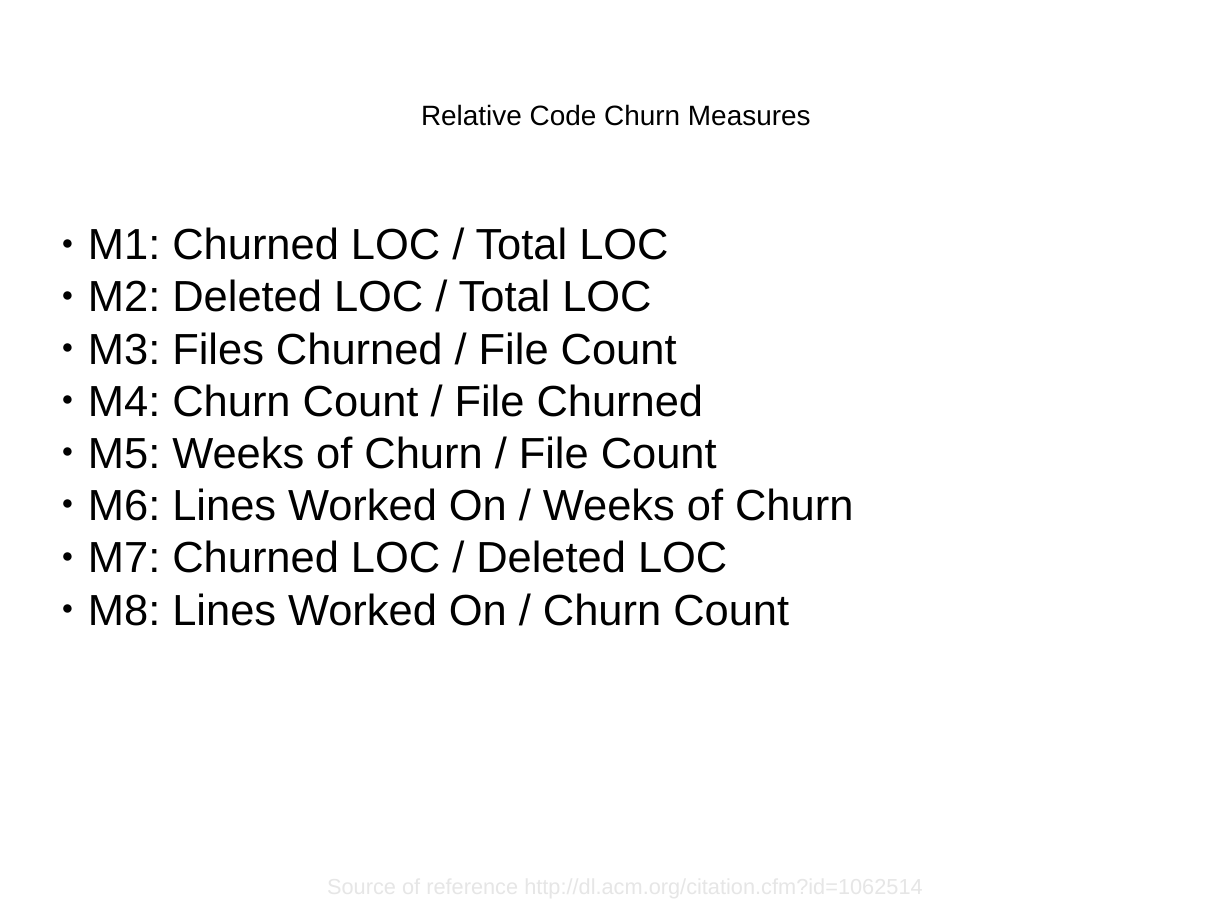
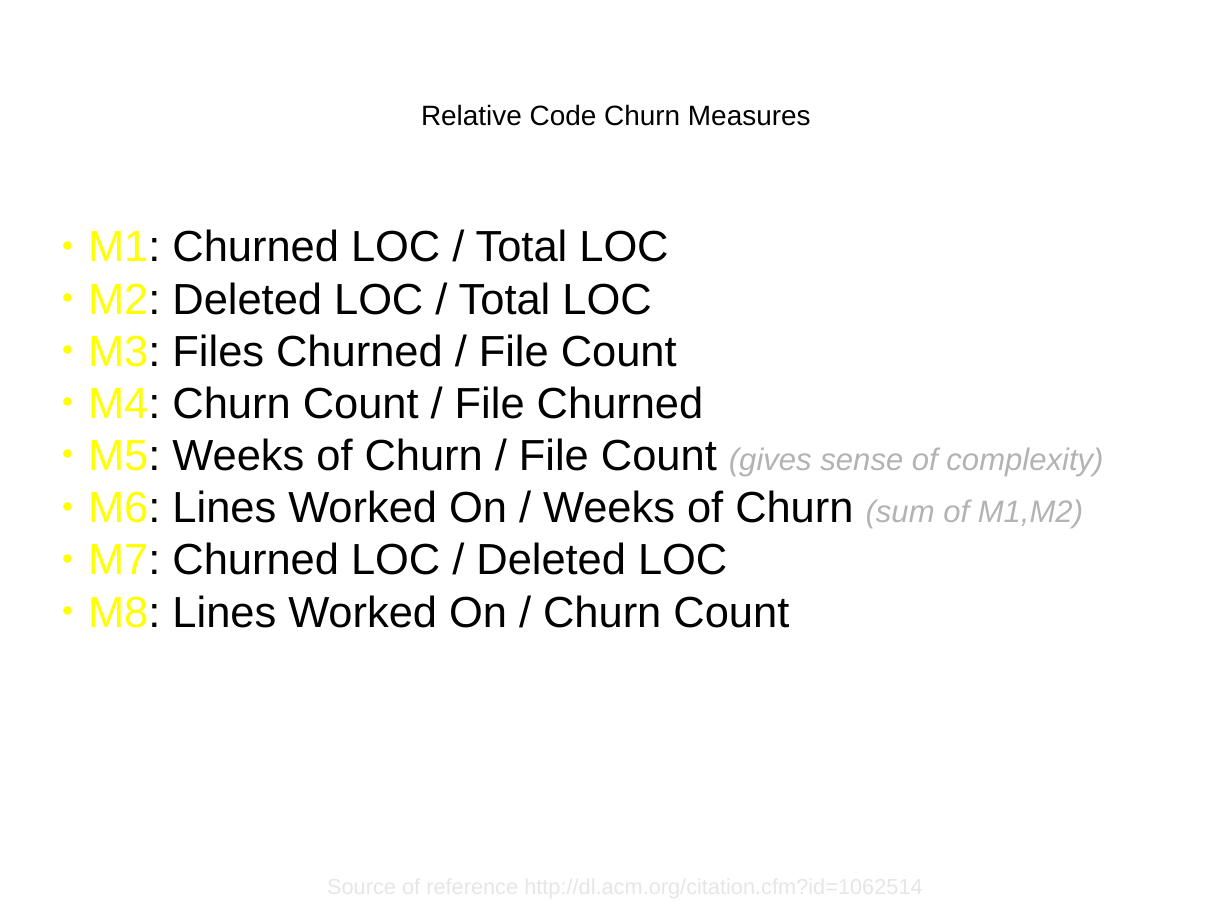
Before and after one commit to tajmilur-rahman/SOEN691D, a slide deck: slide 6 of presentation/Nagappan2005.pptx. Drawn at 1232x924 pixels with LibreOffice and Linux fonts; fonts in the diff are those of the drawing; background and template pictures are left out. Boxes give left, top, right and bottom in pixels: in the first picture for what was removed or moved away, otherwise in the second. Text is boxed around its words. In the diff, an @@ line names an element or a change of style, - is before the commit and + after.

```diff
--- a/presentation/Nagappan2005.pptx
+++ b/presentation/Nagappan2005.pptx
@@ text at (88,229,789,628): text colour #000000 to #FFFF00 in "M1:", "M2:", "M3:", "M4:" and 2 more places @@
@@ text at (88,438,1103,528): text changed @@
-● M5: Weeks of Churn / File Count
-● M6: Lines Worked On / Weeks of Churn
+● M5: Weeks of Churn / File Count (gives sense of complexity)
+● M6: Lines Worked On / Weeks of Churn (sum of M1,M2)
```
Also in this commit, not shown: 4 other slides changed, 40 other files.
